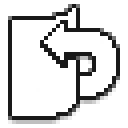
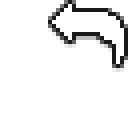
Layered file, before and after one edit (128x128). Changes by layer:
renamed "Layer 56" to "Layer 59", painted on it over [12, 4, 124, 116]
